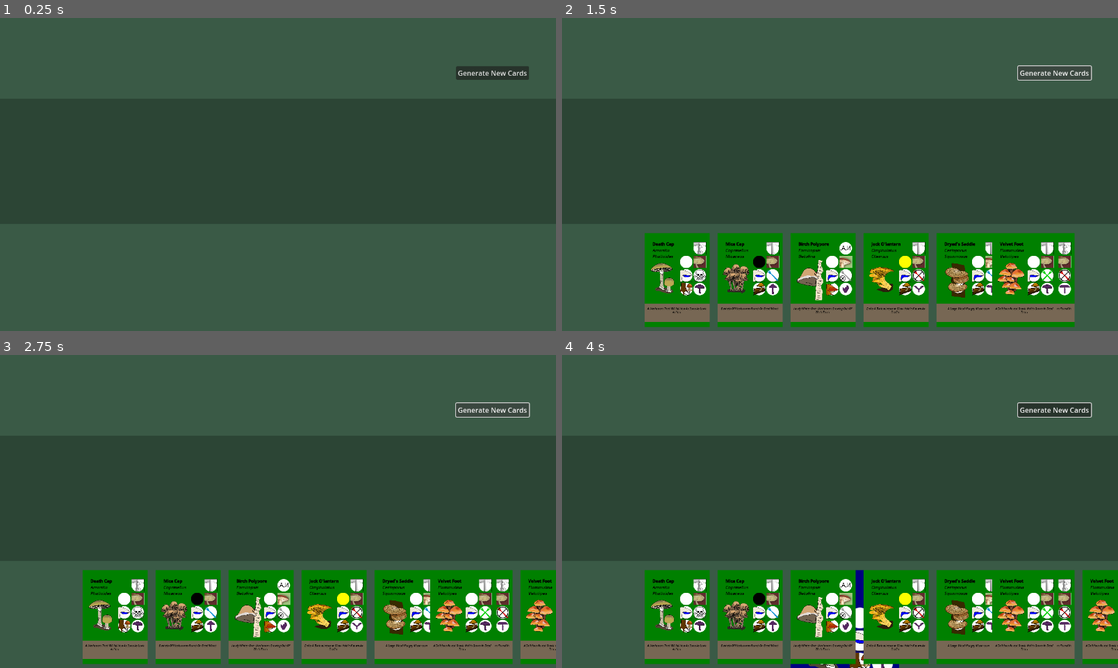
Above: before the commit, frames 1-4 (two rows, left to right).
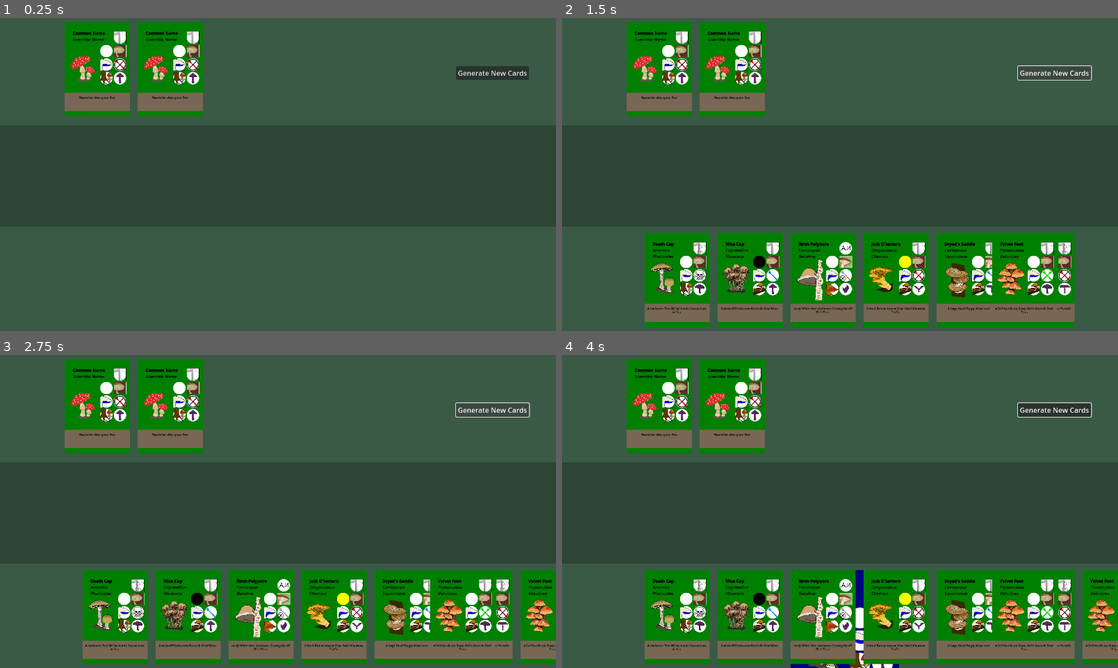
Above: after the commit, the same moments.

Repository: cyschneck/enoki-dokie
Game: Godot game, scene res://scenes/main.tscn
Two runs of this game, one before a commit and one after it. Both use one fixed random seed, a clock stepped at 60 frames per second and the inputs below.
Inputs (mouse positions are in pixels of both pictures, inside the frame that each line leads up to):
- Up to frame 1 (0.25 s): no input
- Up to frame 2 (1.5 s): click "Generate New Cards" at 0.5 s; click "Generate New Cards" at 1.25 s
- Up to frame 3 (2.75 s): click "Generate New Cards" at 2 s
- Up to frame 4 (4 s): tap Enter at 2.75 s; drag from (678, 617) to (823, 617) at 2.77 s; tap Space at 3.5 s; drag from (751, 617) to (895, 617) at 3.52 s

The runs differ from the first frame. In frame 1, 7.0% of the frame differs, in the area x 11-37%, y 1-32%; in frame 2, 7.0%; in frame 3, 7.0%; in frame 4, 7.0%.

Commit message:
setup enemy hand

Diff:
--- a/enoki-dokie/scenes/main.tscn
+++ b/enoki-dokie/scenes/main.tscn
@@ -8,7 +8,7 @@
 [ext_resource type="Script" path="res://scripts/hand_cards.gd" id="3_dhn5e"]
 
 [sub_resource type="RectangleShape2D" id="RectangleShape2D_7qnnk"]
-size = Vector2(1280, 288)
+size = Vector2(1280, 233)
 
 [node name="Main" type="Node2D"]
 
@@ -26,22 +26,64 @@
 color = Color(0.228734, 0.353555, 0.275762, 1)
 metadata/_edit_lock_ = true
 
-[node name="CardManager" type="Control" parent="MainCanvas" groups=["ui_layer"]]
-unique_name_in_owner = true
-z_index = 1
+[node name="Enemy" type="Control" parent="MainCanvas"]
 layout_mode = 3
+anchors_preset = 0
+offset_right = 40.0
+offset_bottom = 40.0
+
+[node name="CardManager" type="Control" parent="MainCanvas/Enemy"]
+anchors_preset = 0
+offset_right = 40.0
+offset_bottom = 40.0
+
+[node name="Hand" type="Control" parent="MainCanvas/Enemy/CardManager"]
+layout_mode = 1
+anchors_preset = 0
+
+[node name="EnemyHandCards" type="HBoxContainer" parent="MainCanvas/Enemy/CardManager/Hand"]
+layout_mode = 1
+anchors_preset = 14
+anchor_top = 0.5
+anchor_right = 1.0
+anchor_bottom = 0.5
+offset_left = 149.0
+offset_top = 10.0
+offset_right = 1402.0
+offset_bottom = 370.0
+grow_horizontal = 2
+grow_vertical = 2
+scale = Vector2(0.6, 0.6)
+theme_override_constants/separation = 30
+
+[node name="Card" parent="MainCanvas/Enemy/CardManager/Hand/EnemyHandCards" instance=ExtResource("1_6cfgi")]
+layout_mode = 2
+
+[node name="Card2" parent="MainCanvas/Enemy/CardManager/Hand/EnemyHandCards" instance=ExtResource("1_6cfgi")]
+layout_mode = 2
+
+[node name="Player" type="Control" parent="MainCanvas"]
+layout_mode = 3
+anchors_preset = 0
+offset_right = 40.0
+offset_bottom = 40.0
+
+[node name="CardManager" type="Control" parent="MainCanvas/Player" groups=["ui_layer"]]
+unique_name_in_owner = true
+z_index = 1
+layout_mode = 1
 anchors_preset = 15
 anchor_right = 1.0
 anchor_bottom = 1.0
-offset_right = -1280.0
-offset_bottom = -720.0
+offset_right = -40.0
+offset_bottom = -40.0
 grow_horizontal = 2
 grow_vertical = 2
 size_flags_horizontal = 3
 size_flags_vertical = 3
 script = ExtResource("1_xhe5c")
 
-[node name="Hand" type="Control" parent="MainCanvas/CardManager"]
+[node name="Hand" type="Control" parent="MainCanvas/Player/CardManager"]
 unique_name_in_owner = true
 z_index = 1
 layout_mode = 1
@@ -55,7 +97,7 @@
 grow_vertical = 0
 script = ExtResource("2_0v8r3")
 
-[node name="HandCards" type="HBoxContainer" parent="MainCanvas/CardManager/Hand" groups=["ui_layer"]]
+[node name="HandCards" type="HBoxContainer" parent="MainCanvas/Player/CardManager/Hand" groups=["ui_layer"]]
 layout_mode = 0
 offset_right = 1253.0
 offset_bottom = 360.0
@@ -64,19 +106,19 @@
 alignment = 1
 script = ExtResource("3_dhn5e")
 
-[node name="Card" parent="MainCanvas/CardManager/Hand/HandCards" instance=ExtResource("1_6cfgi")]
-layout_mode = 2
-
-[node name="Card2" parent="MainCanvas/CardManager/Hand/HandCards" instance=ExtResource("1_6cfgi")]
-layout_mode = 2
-
-[node name="Card3" parent="MainCanvas/CardManager/Hand/HandCards" instance=ExtResource("1_6cfgi")]
-layout_mode = 2
-
-[node name="Card4" parent="MainCanvas/CardManager/Hand/HandCards" instance=ExtResource("1_6cfgi")]
-layout_mode = 2
-
-[node name="Deck" type="Control" parent="MainCanvas/CardManager"]
+[node name="Card" parent="MainCanvas/Player/CardManager/Hand/HandCards" instance=ExtResource("1_6cfgi")]
+layout_mode = 2
+
+[node name="Card2" parent="MainCanvas/Player/CardManager/Hand/HandCards" instance=ExtResource("1_6cfgi")]
+layout_mode = 2
+
+[node name="Card3" parent="MainCanvas/Player/CardManager/Hand/HandCards" instance=ExtResource("1_6cfgi")]
+layout_mode = 2
+
+[node name="Card4" parent="MainCanvas/Player/CardManager/Hand/HandCards" instance=ExtResource("1_6cfgi")]
+layout_mode = 2
+
+[node name="Deck" type="Control" parent="MainCanvas/Player/CardManager"]
 unique_name_in_owner = true
 z_index = 1
 layout_mode = 1
@@ -93,7 +135,7 @@
 grow_vertical = 0
 script = ExtResource("2_yqnmy")
 
-[node name="Card" parent="MainCanvas/CardManager/Deck" instance=ExtResource("1_6cfgi")]
+[node name="Card" parent="MainCanvas/Player/CardManager/Deck" instance=ExtResource("1_6cfgi")]
 layout_mode = 1
 offset_right = 250.0
 offset_bottom = 360.0
@@ -112,11 +154,12 @@
 grow_vertical = 2
 
 [node name="CardSlotBackground" type="ColorRect" parent="MainCanvas/CardSlot"]
-custom_minimum_size = Vector2(1280, 288)
 layout_mode = 1
 anchors_preset = 15
 anchor_right = 1.0
 anchor_bottom = 1.0
+offset_top = -83.0
+offset_bottom = 150.0
 grow_horizontal = 2
 grow_vertical = 2
 size_flags_horizontal = 3
@@ -126,16 +169,16 @@
 [node name="CardSlots" type="HBoxContainer" parent="MainCanvas/CardSlot/CardSlotBackground" groups=["ui_layer"]]
 layout_mode = 1
 anchors_preset = -1
-anchor_top = -0.0833333
-anchor_right = 1.0
-anchor_bottom = 1.17708
+anchor_top = -0.154185
+anchor_right = 1.0
+anchor_bottom = 1.43172
 offset_left = 195.0
 offset_top = 42.0
 offset_right = 195.0
 offset_bottom = 42.0
 grow_horizontal = 2
 grow_vertical = 2
-scale = Vector2(0.7, 0.7)
+scale = Vector2(0.6, 0.6)
 theme_override_constants/separation = 15
 alignment = 1
 metadata/_edit_use_anchors_ = true
@@ -144,7 +187,7 @@
 collision_layer = 2
 
 [node name="CollisionShape2D" type="CollisionShape2D" parent="MainCanvas/CardSlot/CardSlotBackground/CardDropArea"]
-position = Vector2(640, 144)
+position = Vector2(640, 112.5)
 shape = SubResource("RectangleShape2D_7qnnk")
 
 [node name="TestButton" type="Button" parent="MainCanvas"]
